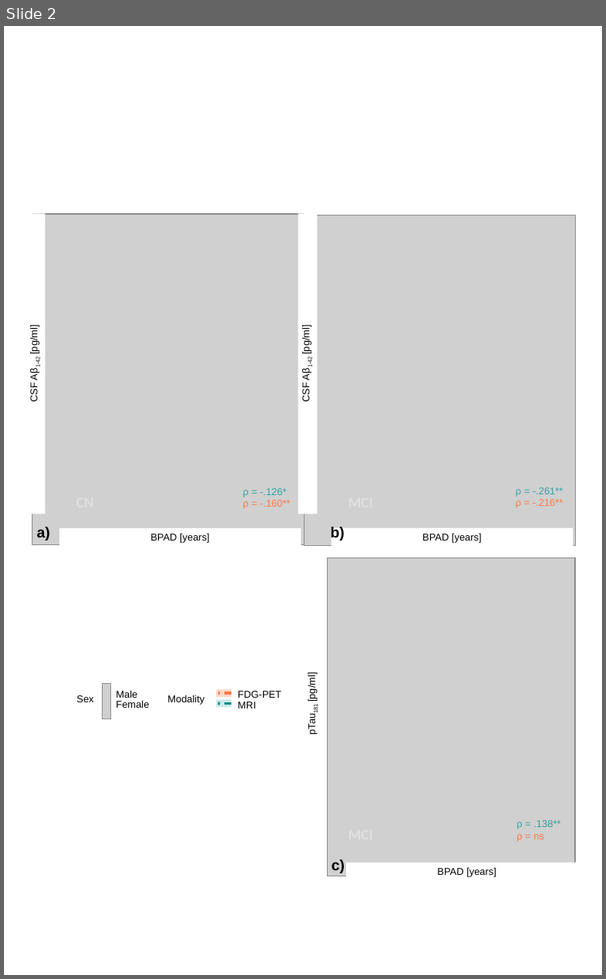
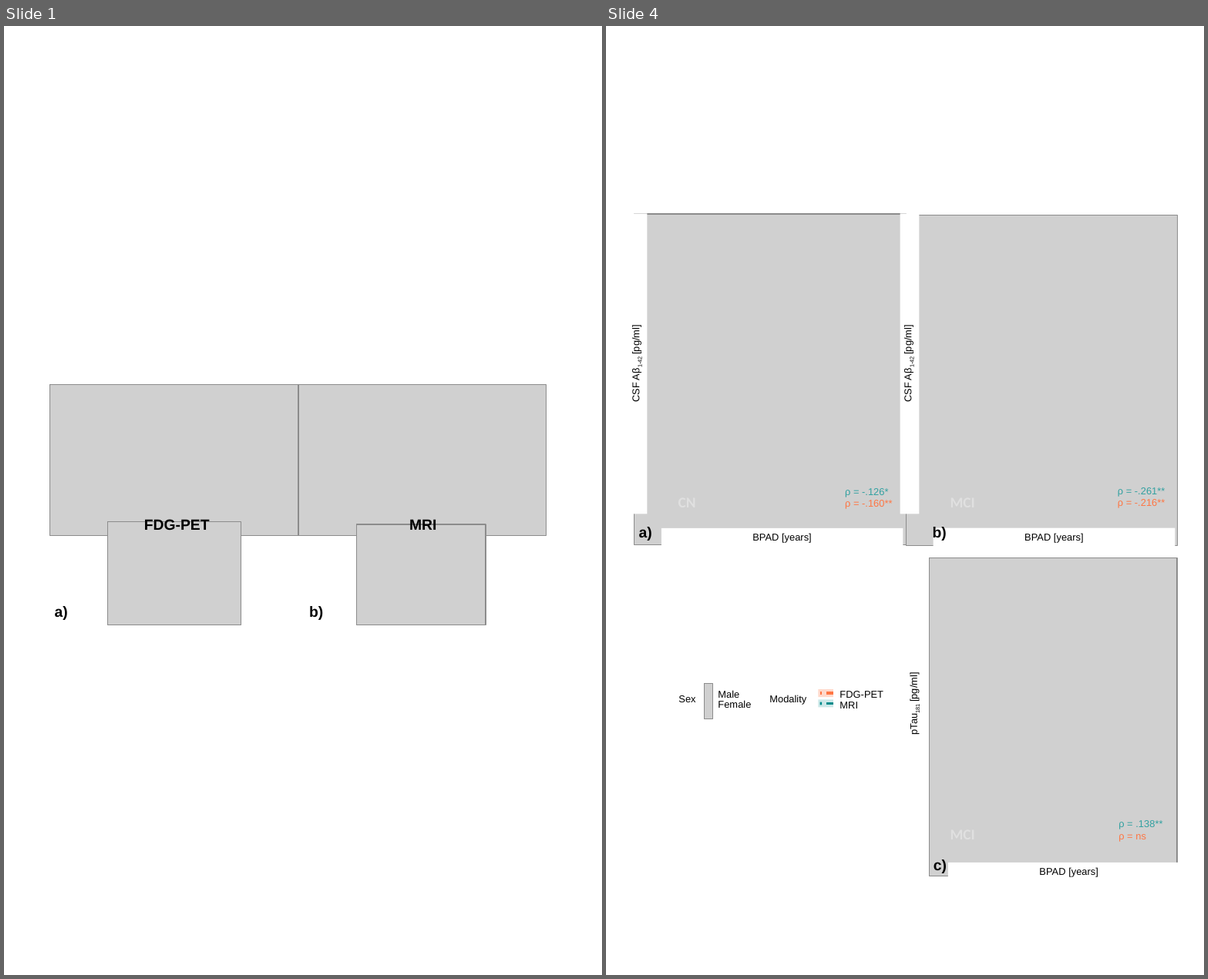
Before and after one commit to elenadoe/Brain_Age_PET_MRI, a slide deck: results/results_hochformat.pptx. Shown side by side, each under a label of ours: slide 2 before the commit, slides 1 and 4 after it; the slides between them are not shown. The pictures are 606x979 and 1208x979 pixels, drawn with LibreOffice and Linux fonts; fonts in the diff are those of the drawing; grey boxes stand for pictures. Boxes give left, top, right and bottom in pixels: in the first picture for what was removed or moved away, otherwise in the second. Text is boxed around its words. In the diff, an @@ line names an element or a change of style, - is before the commit and + after.

```diff
--- a/results/results_hochformat.pptx
+++ b/results/results_hochformat.pptx
@@ slide 1 added at [4, 26, 602, 975], background #FFFFFF @@
@@ picture added at [50, 384, 299, 536] @@
@@ picture added at [298, 384, 546, 536] @@
@@ picture added at [108, 522, 240, 625] @@
@@ text added at [144, 519, 210, 530], 12 pt, text #000000, bold @@
+FDG-PET
@@ picture added at [357, 524, 485, 625] @@
@@ text added at [409, 519, 436, 530], 12 pt, text #000000, bold @@
+MRI
@@ text added at [55, 606, 68, 620], 12 pt, text #000000, bold @@
+a)
@@ text added at [309, 606, 323, 620], 12 pt, text #000000, bold @@
+b)
@@ what was slide 2 is now slide 4 @@
```
Also in this commit, not shown: 2 slides changed, 5 other slides added.
